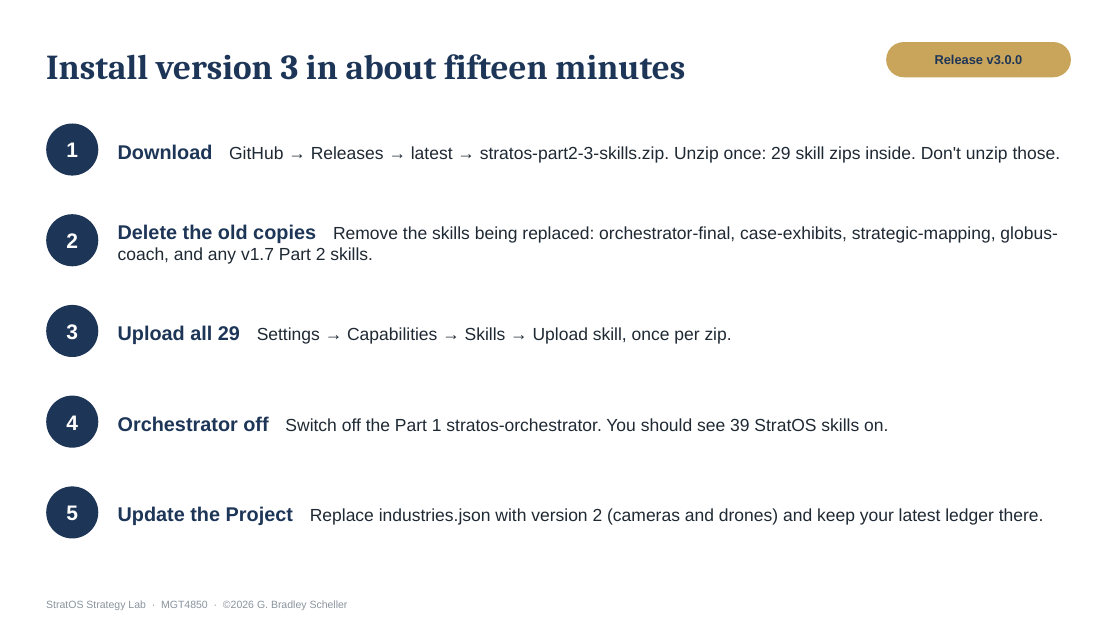
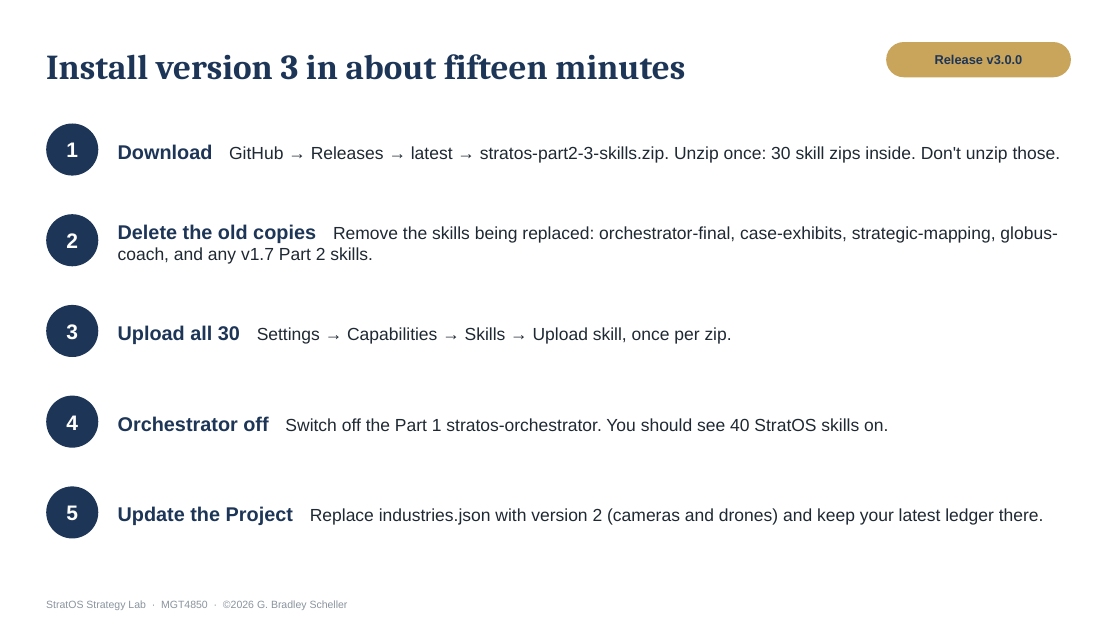
Before and after one commit to Brads777/Strat-IQ-Strategy-Toolkit, a slide deck: slide 23 of release-assets/StratOS_v3_Process_Walkthrough.pptx. Drawn at 1120x630 pixels with LibreOffice and Linux fonts; fonts in the diff are those of the drawing. Boxes give left, top, right and bottom in pixels: in the first picture for what was removed or moved away, otherwise in the second. Text is boxed around its words. In the diff, an @@ line names an element or a change of style, - is before the commit and + after.

```diff
--- a/release-assets/StratOS_v3_Process_Walkthrough.pptx
+++ b/release-assets/StratOS_v3_Process_Walkthrough.pptx
@@ text at (118, 144, 1061, 163): text changed @@
-Download GitHub → Releases → latest → stratos-part2-3-skills.zip. Unzip once: 29 skill zips inside. Don't unzip those.
+Download GitHub → Releases → latest → stratos-part2-3-skills.zip. Unzip once: 30 skill zips inside. Don't unzip those.
@@ text at (118, 325, 732, 344): text changed @@
-Upload all 29 Settings → Capabilities → Skills → Upload skill, once per zip.
+Upload all 30 Settings → Capabilities → Skills → Upload skill, once per zip.
@@ text at (118, 416, 888, 432): text changed @@
-Orchestrator off Switch off the Part 1 stratos-orchestrator. You should see 39 StratOS skills on.
+Orchestrator off Switch off the Part 1 stratos-orchestrator. You should see 40 StratOS skills on.
```
Also in this commit, not shown: 7 other slides changed, 28 other files.
